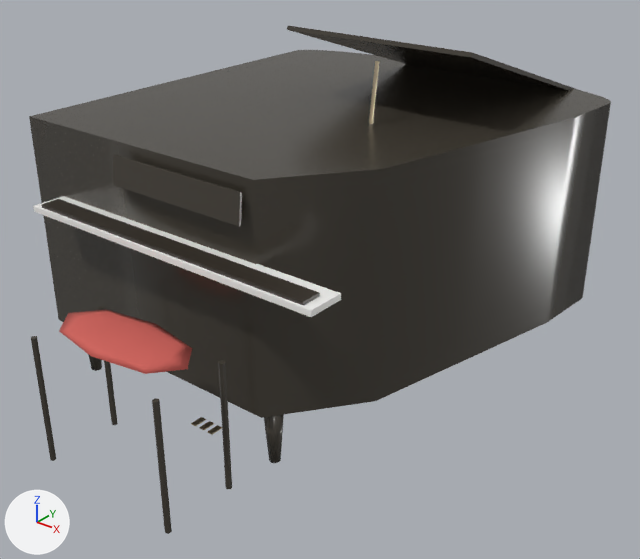
The glTF model ev_engine/assets/piano.glb as it was, and as the next commit left it.
Both versions are drawn from a 50 mm camera at (1.92, -2.46, 1.83) aimed at (0.1, -0.18, 0.42). Lighting does not change. The marker at lower left points along +X, +Y and +Z. The first picture is the older version. Vertices at exactly the same position are counted once.

The older version as bpy lines, for what is in view:
```python
me_pianobody = bpy.data.meshes.new('PianoBody')
me_pianobody.from_pydata(...)  # 474 vertices, 868 faces; spans x -0.75..0.75, y -1.14..0.89, z 0.0..1.27
# faces by material slot: [500, 296, 12, 12, 48]
me_pianobody.materials.append(mat_ev_piano)  # dark grey #454038
me_pianobody.materials.append(mat_ev_brass)  # beige #ddcead
me_pianobody.materials.append(mat_ev_ivory)  # white #f9f8f6
me_pianobody.materials.append(mat_ev_keyblack)  # dark grey #38322a
me_pianobody.materials.append(mat_ev_velvet)  # red #cf6058
ob_piano = bpy.data.objects.new('Piano', me_pianobody)
ob_piano.location = (0.0, 0.0, 0.0)
```
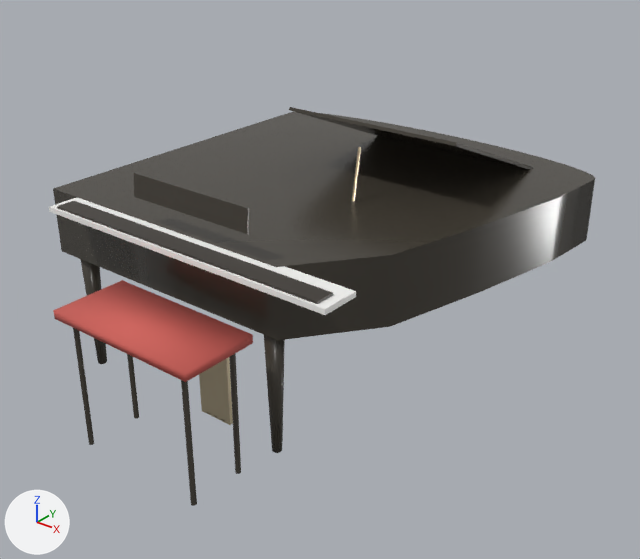
Commit message: Piano v8: correct proportions — shallow 0.25m case on tall 0.47m legs

Diff of the bpy script that builds the scene:
```diff
--- a/ev_engine/assets/piano.glb.py
+++ b/ev_engine/assets/piano.glb.py
@@ me_pianobody @@
-me_pianobody.from_pydata(...)  # 474 vertices, 868 faces; spans x -0.75..0.75, y -1.14..0.89, z 0.0..1.27
+me_pianobody.from_pydata(...)  # 414 vertices, 744 faces; spans x -0.75..0.75, y -1.03..0.81, z 0.0..0.97
+# me_pianobody part 1: a new loose piece, a 12-sided cut cone along z (radius 0.018 at the low end, 0.035 at the high end) spanning x -0.685..-0.615, y -0.66..-0.59, z 0.0..0.47, in mat_ev_piano (dark grey #454038)
+# me_pianobody part 2: a new loose piece, a 12-sided cut cone along z (radius 0.018 at the low end, 0.035 at the high end) spanning x 0.235..0.305, y -0.66..-0.59, z 0.0..0.47, in mat_ev_piano (dark grey #454038)
+# me_pianobody part 3: the loose piece of 8 vertices spanning x -0.19..0.56, y 0.0..0.89, z 0.96..1.27 is scaled about its middle by (0.96, 0.808, 1), then moved by (-0.03, -0.06, -0.3)
+# me_pianobody part 4: the loose piece of 8 vertices spanning x -0.28..0.28, y -0.77..-0.75, z 0.86..0.96 is scaled about its middle by (0.909, 0.698, 0.801), then moved by (0.0, 0.06, -0.06)
+# me_pianobody part 5: the loose piece of 12 vertices spanning x -0.29..-0.27, y -0.88..-0.86, z 0.0..0.47 is moved by (0.03, -0.12, 0.0)
+# me_pianobody part 6: the loose piece of 12 vertices spanning x 0.27..0.29, y -0.88..-0.86, z 0.0..0.47 is moved by (-0.03, -0.12, 0.0)
+# me_pianobody part 7: the loose piece of 12 vertices spanning x -0.29..-0.27, y -1.14..-1.12, z 0.0..0.47 is moved by (0.03, 0.33, 0.0)
+# me_pianobody part 8: the loose piece of 12 vertices spanning x 0.27..0.29, y -1.14..-1.12, z 0.0..0.47 is moved by (-0.03, 0.33, 0.0)
+# me_pianobody part 9: the loose piece of 12 vertices spanning x 0.22..0.23, y -0.07..-0.03, z 0.96..1.2 is scaled about its middle by (0.714, 1.07, 0.875), then moved by (-0.04, -0.03, -0.28)
+# me_pianobody part 10: a new loose piece, a box spanning x -0.07..0.07, y -0.645..-0.625, z 0.024..0.4, in mat_ev_brass (beige #ddcead)
+# me_pianobody part 11: the loose piece of 8 vertices spanning x -0.05..-0.03, y -0.71..-0.67, z 0.01..0.02 is moved by (0.0, 0.06, 0.02)
+# me_pianobody part 12: the loose piece of 8 vertices spanning x -0.01..0.01, y -0.71..-0.67, z 0.01..0.02 is moved by (0.0, 0.06, 0.02)
+# me_pianobody part 13: the loose piece of 8 vertices spanning x 0.03..0.05, y -0.71..-0.67, z 0.01..0.02 is moved by (0.0, 0.06, 0.02)
+# me_pianobody part 14: the loose piece of 8 vertices spanning x -0.61..0.61, y -0.86..-0.73, z 0.72..0.74 is moved by (0.0, 0.06, -0.02)
+# me_pianobody part 15: the loose piece of 8 vertices spanning x -0.57..0.57, y -0.85..-0.77, z 0.74..0.75 is moved by (0.0, 0.06, -0.02)
+# me_pianobody part 16: a new loose piece, a box spanning x -0.3..0.3, y -1.035..-0.755, z 0.485..0.515, in mat_ev_velvet (red #cf6058)
+# me_pianobody part 17: the loose piece of 146 vertices spanning x -0.75..0.75, y -0.73..0.88, z 0.2..1.0 is rebuilt with 84 vertices and now spans x -0.75..0.75, y -0.68..0.81, z 0.47..0.72
+# me_pianobody part 18: the loose piece of 26 vertices spanning x -0.27..0.27, y -1.13..-0.87, z 0.49..0.51 is deleted
+# me_pianobody part 19: the loose piece of 20 vertices spanning x -0.66..-0.6, y -0.71..-0.63, z 0.0..0.2 is deleted
+# me_pianobody part 20: the loose piece of 20 vertices spanning x 0.27..0.33, y -0.71..-0.63, z 0.0..0.2 is deleted
+# other edits to the shape of me_pianobody do not show in these pictures
 me_pianobody.materials.append(mat_ev_piano)
```

Location of each change, [x1, y1, x2, y2] in pixels of the pictures (640 x 559 px; the box of a moved part takes in the faces that stretch with it):
'Piano', reshaped (6% narrower, 21% shorter): before [29, 26, 611, 534]; after [49, 107, 595, 506]
part 1 of me_pianobody, added: after [80, 259, 107, 364]
part 2 of me_pianobody, added: after [264, 335, 285, 453]
part 3 of me_pianobody, moved or reshaped: before [287, 26, 578, 91]; after [289, 107, 533, 170]
part 4 of me_pianobody, moved or reshaped: before [113, 154, 242, 226]; after [134, 173, 249, 234]
part 5 of me_pianobody, moved or reshaped: before [97, 306, 118, 425]; after [73, 328, 94, 445]
part 6 of me_pianobody, moved or reshaped: before [218, 360, 232, 489]; after [181, 380, 197, 506]
part 7 of me_pianobody, moved or reshaped: before [31, 336, 56, 461]; after [127, 354, 139, 419]
part 8 of me_pianobody, moved or reshaped: before [152, 398, 172, 534]; after [229, 353, 241, 474]
part 9 of me_pianobody, moved or reshaped: before [369, 61, 380, 124]; after [352, 147, 361, 201]
part 10 of me_pianobody, added (beige): after [199, 357, 233, 425]
part 11 of me_pianobody, moved or reshaped (not visible afterwards): before [191, 417, 206, 426]
part 12 of me_pianobody, moved or reshaped (not visible afterwards): before [199, 421, 214, 431]
part 13 of me_pianobody, moved or reshaped (not visible afterwards): before [208, 425, 222, 435]
part 14 of me_pianobody, moved or reshaped: before [33, 196, 341, 317]; after [49, 197, 356, 315]
part 15 of me_pianobody, moved or reshaped: before [41, 199, 320, 305]; after [57, 201, 333, 304]
part 16 of me_pianobody, added (red): after [53, 280, 253, 382]
part 17 of me_pianobody, rebuilt (7% narrower, 38% shorter): before [29, 50, 611, 418]; after [53, 112, 595, 340]
part 18 of me_pianobody, deleted (red): before [59, 309, 192, 374]
part 19 of me_pianobody, deleted: before [88, 354, 102, 371]
part 20 of me_pianobody, deleted: before [264, 415, 284, 463]
